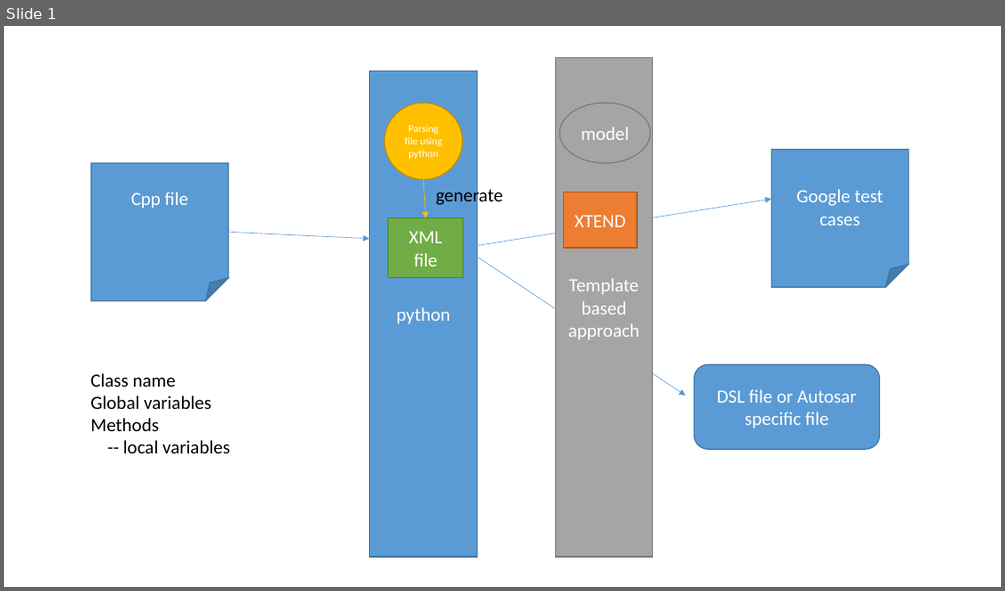
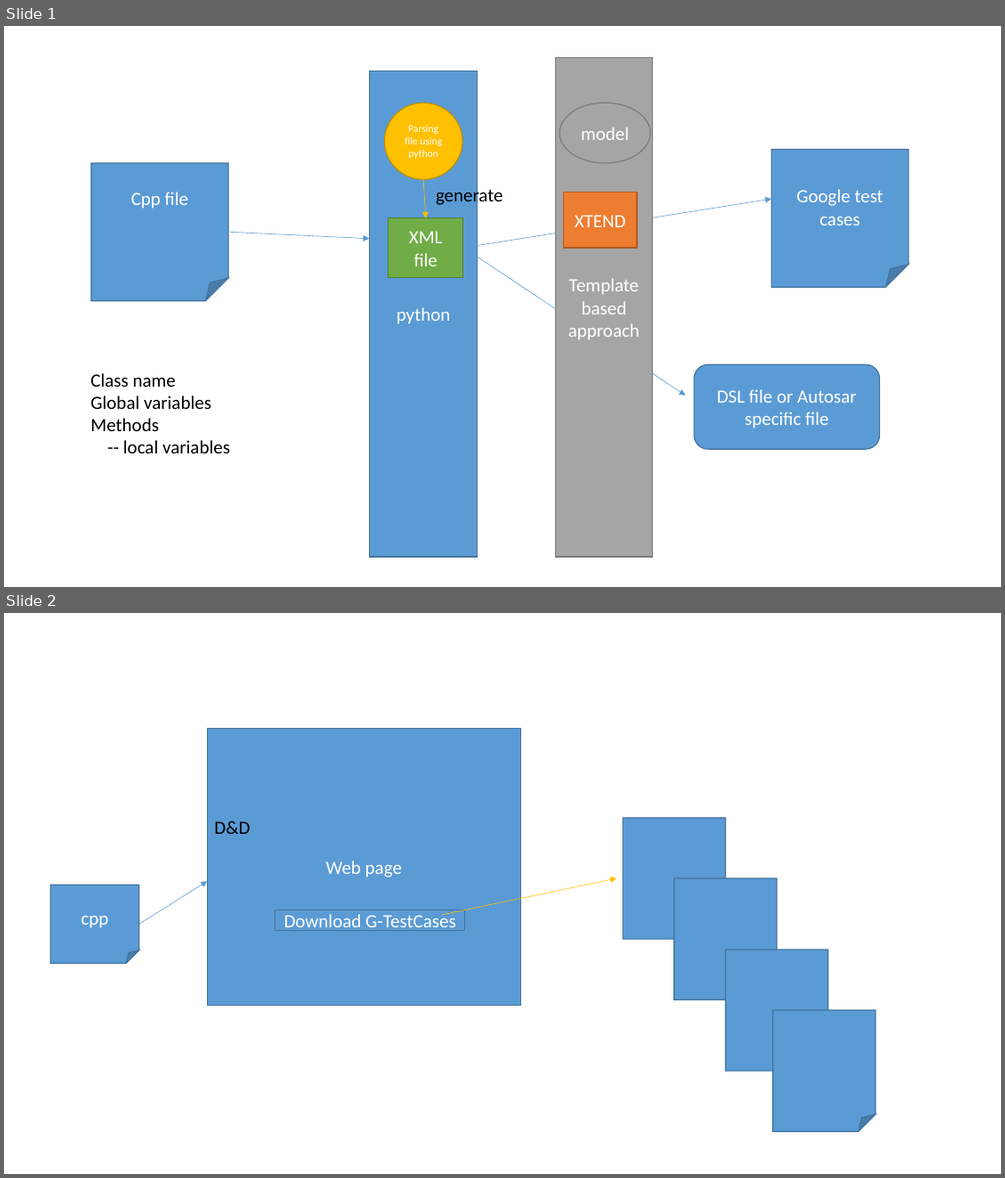
Before and after one commit to zam1kor/anu_codegen, a slide deck: Overview.pptx. Shown one above the other, each under a label of ours: slide 1 before the commit, slides 1 and 2 after it. The pictures are 1005x591 and 1005x1178 pixels, drawn with LibreOffice and Linux fonts; fonts in the diff are those of the drawing. Boxes give left, top, right and bottom in pixels: in the first picture for what was removed or moved away, otherwise in the second. Text is boxed around its words. In the diff, an @@ line names an element or a change of style, - is before the commit and + after.

```diff
--- a/Overview.pptx
+++ b/Overview.pptx
@@ slide 2 added at box(4, 613, 1001, 1174), background #FFFFFF @@
@@ rectangle added at box(208, 728, 521, 1005), fill #5B9BD5, outline #43739E 1 pt, 18 pt, text #FFFFFF @@
+Web page
@@ text added at box(214, 820, 250, 834), 18 pt, text #000000 @@
+D&D
@@ folded corner added at box(623, 818, 726, 939), fill #5B9BD5, outline #43739E 1 pt @@
@@ arrow added from (442, 915) to (616, 878), #FFC000 0.5 pt @@
@@ folded corner added at box(674, 878, 777, 999), fill #5B9BD5, outline #43739E 1 pt @@
@@ folded corner added at box(50, 884, 139, 963), fill #5B9BD5, outline #43739E 1 pt, 18 pt, text #FFFFFF @@
+cpp
@@ arrow added from (139, 925) to (208, 882), #5B9BD5 0.5 pt @@
@@ rectangle added at box(275, 910, 465, 931), fill #5B9BD5, outline #43739E 1 pt, 18 pt, text #FFFFFF @@
+Download G-TestCases
@@ folded corner added at box(726, 949, 828, 1070), fill #5B9BD5, outline #43739E 1 pt @@
@@ folded corner added at box(773, 1010, 875, 1131), fill #5B9BD5, outline #43739E 1 pt @@
```
Also in this commit, not shown: 38 other files.
